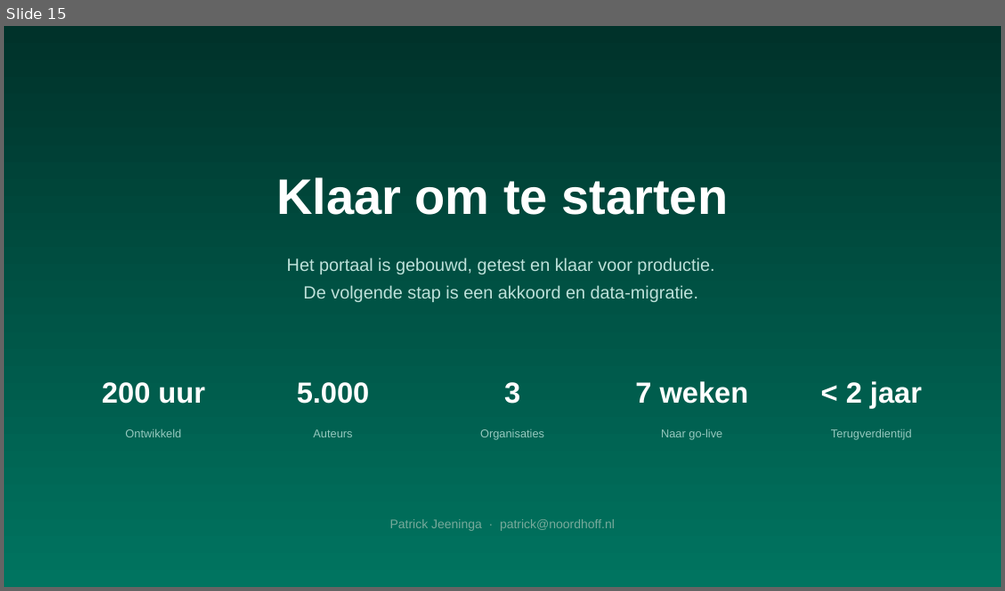
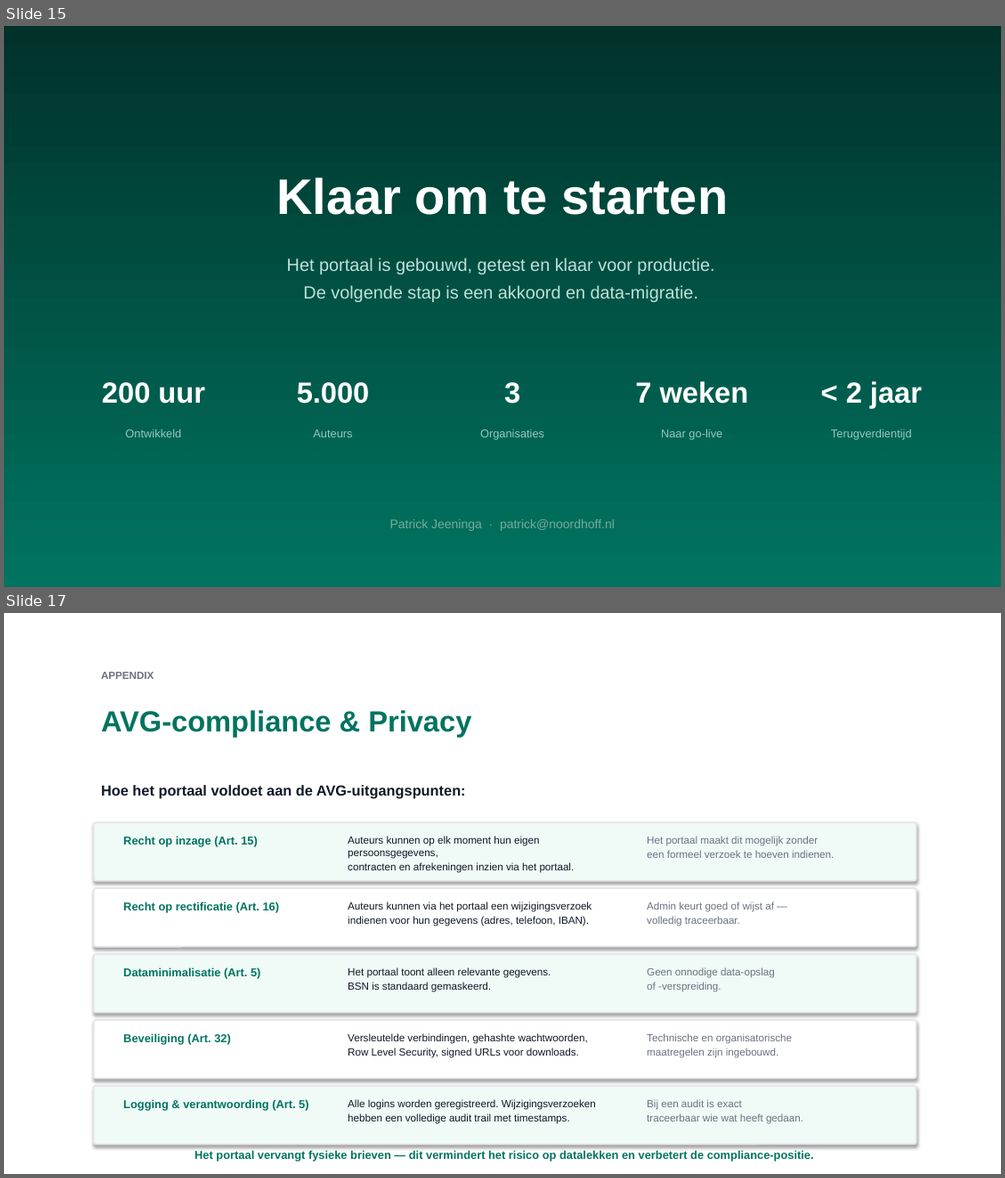
Before and after one commit to SingaporeCity/Royaltyportaal, a slide deck: pitch/Auteursportaal_Pitch.pptx. Shown one above the other, each under a label of ours: slide 15 before the commit, slides 15 and 17 after it; the slides between them are not shown. The pictures are 1005x591 and 1005x1178 pixels, drawn with LibreOffice and Linux fonts; fonts in the diff are those of the drawing. Boxes give left, top, right and bottom in pixels: in the first picture for what was removed or moved away, otherwise in the second. Text is boxed around its words. In the diff, an @@ line names an element or a change of style, - is before the commit and + after.

```diff
--- a/pitch/Auteursportaal_Pitch.pptx
+++ b/pitch/Auteursportaal_Pitch.pptx
@@ slide 17 added at bbox=[4, 613, 1001, 1174], background #FFFFFF @@
@@ text added at bbox=[101, 672, 154, 679], 10 pt, text #6B7280, bold @@
+APPENDIX
@@ text added at bbox=[101, 710, 471, 737], 28 pt, text #007460, bold @@
+AVG-compliance & Privacy
@@ text added at bbox=[101, 785, 466, 798], 14 pt, text #111827, bold @@
+Hoe het portaal voldoet aan de AVG-uitgangspunten:
@@ rounded rectangle added at bbox=[94, 822, 916, 881], fill #F0FAF7, outline #E5E7EB 1.5 pt @@
@@ text added at bbox=[123, 835, 258, 847], 11 pt, text #007460, bold @@
+Recht op inzage (Art. 15)
@@ text added at bbox=[348, 835, 574, 873], 10 pt, text #111827 @@
+Auteurs kunnen op elk moment hun eigen persoonsgegevens,
+contracten en afrekeningen inzien via het portaal.
@@ text added at bbox=[647, 835, 833, 858], 10 pt, text #6B7280 @@
+Het portaal maakt dit mogelijk zonder
+een formeel verzoek te hoeven indienen.
@@ rounded rectangle added at bbox=[94, 888, 916, 947], fill #FFFFFF, outline #E5E7EB 1.5 pt @@
@@ text added at bbox=[123, 901, 280, 913], 11 pt, text #007460, bold @@
+Recht op rectificatie (Art. 16)
@@ text added at bbox=[348, 901, 592, 926], 10 pt, text #111827 @@
+Auteurs kunnen via het portaal een wijzigingsverzoek
+indienen voor hun gegevens (adres, telefoon, IBAN).
@@ text added at bbox=[647, 901, 774, 926], 10 pt, text #6B7280 @@
+Admin keurt goed of wijst af —
+volledig traceerbaar.
@@ rounded rectangle added at bbox=[94, 954, 916, 1013], fill #F0FAF7, outline #E5E7EB 1.5 pt @@
@@ text added at bbox=[123, 967, 260, 979], 11 pt, text #007460, bold @@
+Dataminimalisatie (Art. 5)
@@ text added at bbox=[348, 967, 551, 992], 10 pt, text #111827 @@
+Het portaal toont alleen relevante gegevens.
+BSN is standaard gemaskeerd.
@@ text added at bbox=[647, 967, 775, 992], 10 pt, text #6B7280 @@
+Geen onnodige data-opslag
+of -verspreiding.
@@ rounded rectangle added at bbox=[94, 1020, 916, 1078], fill #FFFFFF, outline #E5E7EB 1.5 pt @@
@@ text added at bbox=[123, 1033, 231, 1045], 11 pt, text #007460, bold @@
+Beveiliging (Art. 32)
@@ text added at bbox=[348, 1033, 588, 1058], 10 pt, text #111827 @@
+Versleutelde verbindingen, gehashte wachtwoorden,
+Row Level Security, signed URLs voor downloads.
@@ text added at bbox=[647, 1033, 792, 1058], 10 pt, text #6B7280 @@
+Technische en organisatorische
+maatregelen zijn ingebouwd.
@@ rounded rectangle added at bbox=[94, 1086, 916, 1144], fill #F0FAF7, outline #E5E7EB 1.5 pt @@
@@ text added at bbox=[123, 1099, 308, 1111], 11 pt, text #007460, bold @@
+Logging & verantwoording (Art. 5)
@@ text added at bbox=[348, 1099, 596, 1124], 10 pt, text #111827 @@
+Alle logins worden geregistreerd. Wijzigingsverzoeken
+hebben een volledige audit trail met timestamps.
@@ text added at bbox=[647, 1099, 803, 1124], 10 pt, text #6B7280 @@
+Bij een audit is exact
+traceerbaar wie wat heeft gedaan.
@@ text added at bbox=[194, 1150, 814, 1161], 11 pt, text #007460, bold @@
+Het portaal vervangt fysieke brieven — dit vermindert het risico op datalekken en verbetert de compliance-positie.
```
Also in this commit, not shown: 1 other slide added, 1 other file.
